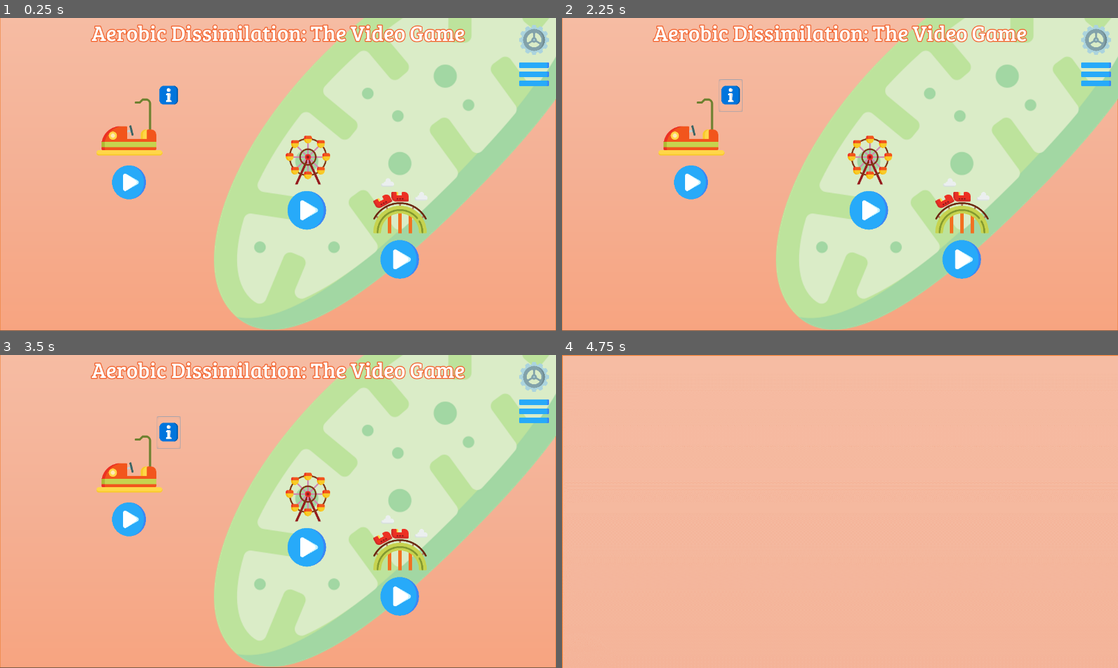
Above: before the commit, frames 1-4 (two rows, left to right).
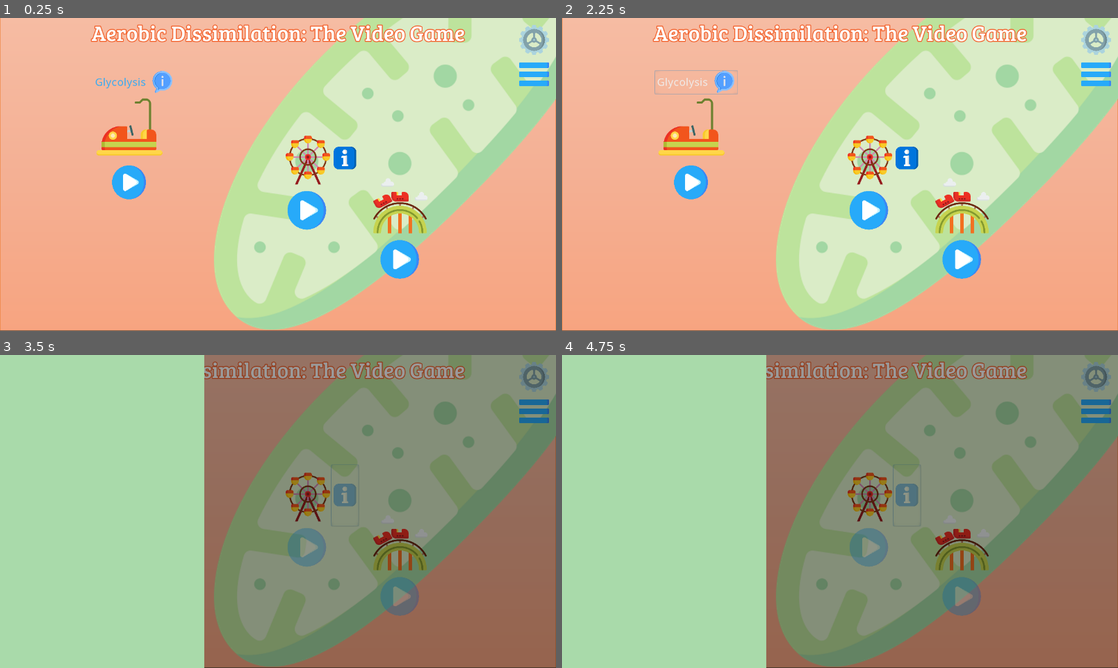
Above: after the commit, the same moments.

Repository: JJWRoeloffs/AerobicDissimilationGame
Game: Godot game, scene res://src/scenes/Main.tscn
Two runs of this game, one before a commit and one after it. Both use one fixed random seed, a clock stepped at 60 frames per second and the inputs below. The project has no main scene, so this scene is started directly.
Inputs (mouse positions are in pixels of both pictures, inside the frame that each line leads up to; where the layout moved, square brackets give the same spot in the first picture):
- Up to frame 1 (0.25 s): no input
- Up to frame 2 (2.25 s): click (695, 83) [728, 96] at 0.5 s; tap Enter at 1.25 s; hold I (open_info) 1.28-2.03 s; tap Space at 2 s; tap I (open_info) at 2.1 s
- Up to frame 3 (3.5 s): click (344, 495) at 2.77 s
- Up to frame 4 (4.75 s): click (689, 520) at 3.52 s; tap Enter at 4.25 s; hold I (open_info) from 4.28 s (still down)

The runs differ from the first frame. In frame 1, 0.8% of the frame differs, in the area x 17-65%, y 16-49%; in frame 2, 0.8%; in frame 3, 100%, in the area x 0-100%, y 0-100%; in frame 4, 100%.

Commit message:
tekst files toegevoegd en thema beetje aangepast

Diff:
--- a/assets/fonts/info_text_theme.tres
+++ b/assets/fonts/info_text_theme.tres
@@ -10,6 +10,7 @@
 
 [sub_resource type="DynamicFont" id=2]
 size = 24
+outline_color = Color( 0, 0, 0, 1 )
 extra_spacing_top = 1
 extra_spacing_bottom = 1
 extra_spacing_char = 1
@@ -17,6 +18,8 @@
 
 [resource]
 default_font = SubResource( 2 )
+Button/colors/font_color = Color( 0.156863, 0.670588, 0.980392, 1 )
+Label/colors/font_color = Color( 0, 0, 0, 1 )
 VScrollBar/styles/grabber = SubResource( 1 )
 VScrollBar/styles/grabber_highlight = ExtResource( 4 )
 VScrollBar/styles/grabber_pressed = ExtResource( 4 )
--- a/project.godot
+++ b/project.godot
@@ -10,7 +10,6 @@
 
 _global_script_classes=[  ]
 _global_script_class_icons={
-
 }
 
 [application]
@@ -31,12 +30,12 @@
 
 escape={
 "deadzone": 0.5,
-"events": [ Object(InputEventKey,"resource_local_to_scene":false,"resource_name":"","device":0,"alt":false,"shift":false,"control":false,"meta":false,"command":false,"pressed":false,"scancode":16777217,"unicode":0,"echo":false,"script":null)
+"events": [ Object(InputEventKey,"resource_local_to_scene":false,"resource_name":"","device":0,"alt":false,"shift":false,"control":false,"meta":false,"command":false,"pressed":false,"scancode":16777217,"physical_scancode":0,"unicode":0,"echo":false,"script":null)
  ]
 }
 open_info={
 "deadzone": 0.5,
-"events": [ Object(InputEventKey,"resource_local_to_scene":false,"resource_name":"","device":0,"alt":false,"shift":false,"control":false,"meta":false,"command":false,"pressed":false,"scancode":73,"unicode":0,"echo":false,"script":null)
+"events": [ Object(InputEventKey,"resource_local_to_scene":false,"resource_name":"","device":0,"alt":false,"shift":false,"control":false,"meta":false,"command":false,"pressed":false,"scancode":73,"physical_scancode":0,"unicode":0,"echo":false,"script":null)
  ]
 }
 
--- a/src/scenes/menu/CellMap.tscn
+++ b/src/scenes/menu/CellMap.tscn
@@ -6,6 +6,8 @@
 [ext_resource path="res://assets/fonts/aerobic_dissimilation_theme.tres" type="Theme" id=4]
 [ext_resource path="res://src/buttons/PlayButton.tscn" type="PackedScene" id=5]
 [ext_resource path="res://src/buttons/InfoButton.tscn" type="PackedScene" id=6]
+[ext_resource path="res://assets/images/info2.png" type="Texture" id=7]
+[ext_resource path="res://assets/fonts/info_text_theme.tres" type="Theme" id=8]
 
 [node name="CellMap" type="Control"]
 margin_right = 1280.0
@@ -20,9 +22,6 @@
 anchor_bottom = 1.0
 texture = ExtResource( 1 )
 expand = true
-__meta__ = {
-"_edit_use_anchors_": false
-}
 
 [node name="SetHamContainer" type="VBoxContainer" parent="."]
 anchor_left = 0.928723
@@ -93,4 +92,19 @@
 next_scene_path = "res://src/scenes/oxidative_phosphorilation/start_ox_phor.tscn"
 
 [node name="InfoButton" parent="." instance=ExtResource( 6 )]
+anchor_left = 0.166406
+anchor_top = 0.168056
+anchor_right = 0.316406
+anchor_bottom = 0.245833
+theme = ExtResource( 8 )
+text = "Glycolysis"
+icon = ExtResource( 7 )
+align = 0
+icon_align = 2
 linked_text = "res://assets/texts/Test.txt"
+
+[node name="InfoCitricAcid" parent="." instance=ExtResource( 6 )]
+margin_left = 401.0
+margin_top = 111.0
+margin_right = 410.293
+margin_bottom = 178.188
Binary file added: assets/images/info2.png
Not shown, added: assets/texts/adp.txt
Not shown, added: assets/texts/atp.txt
Not shown, added: assets/texts/citric_acid_cycle.txt
Not shown, added: assets/texts/glucose.txt
Not shown, added: assets/texts/glycolysis.txt
Not shown, added: assets/texts/mitochondrium.txt
Not shown, added: assets/texts/nad_plus.txt
Not shown, added: assets/texts/nadh.txt
Not shown, added: assets/texts/oxidative_phosphorylation.txt
Not shown, added: assets/texts/pyruvate.txt
Not shown: 1 places in src/scenes/menu/CellMap.tscn that only renumber resources
